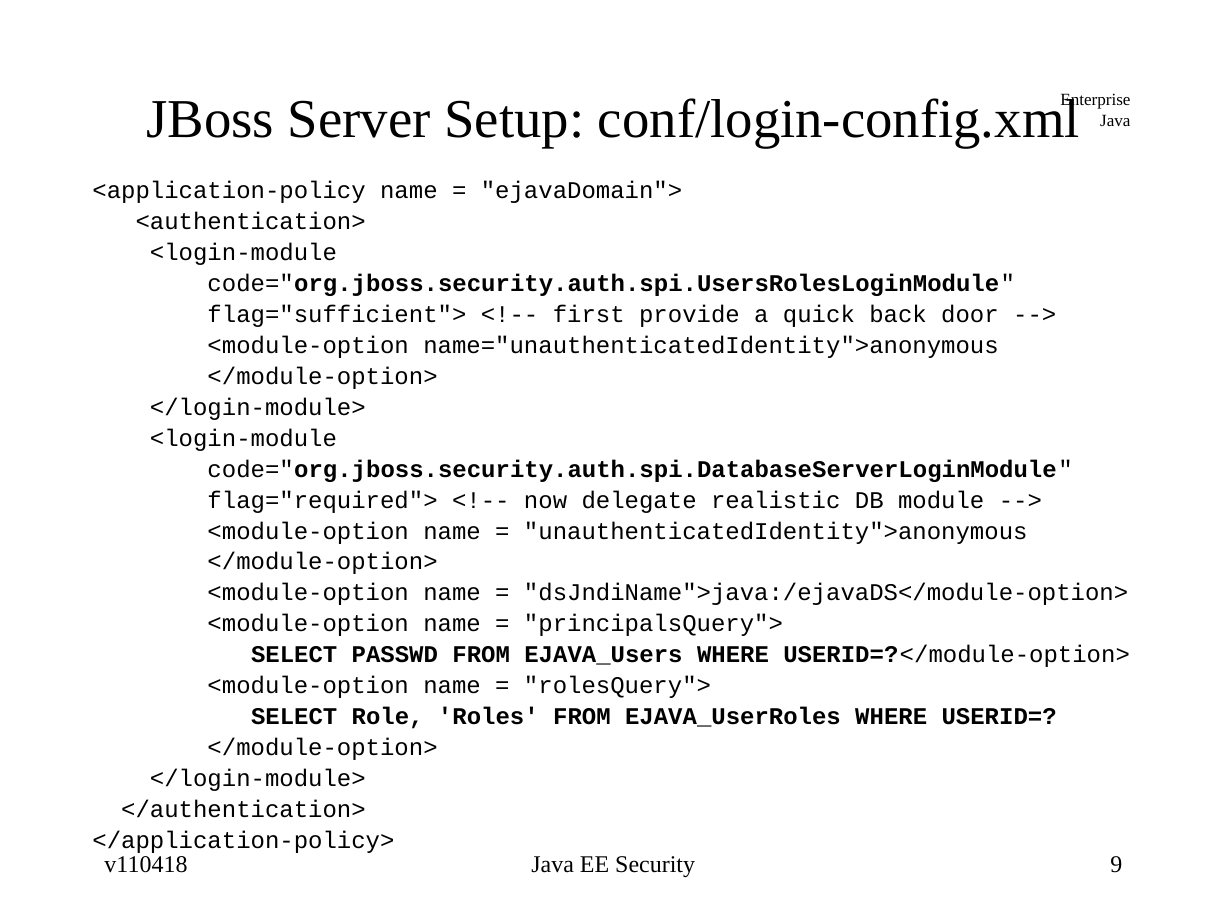
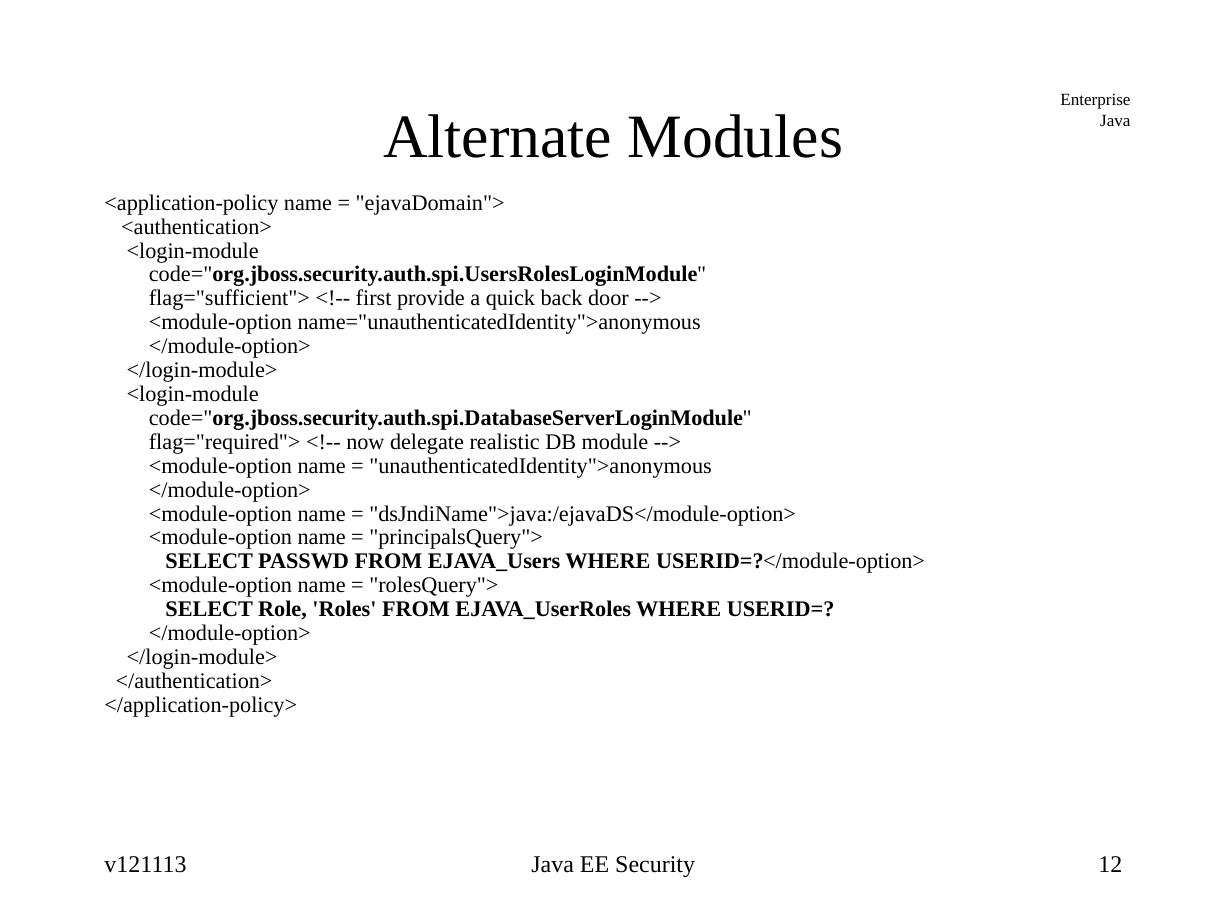
Before and after one commit to jcstaff/ejava-javaee, a slide deck: slide 12 of securePing/src/site/resources/lectures/javaeeSecurity.ppt (slide 9 before the commit). Drawn at 1232x924 pixels with LibreOffice and Linux fonts; fonts in the diff are those of the drawing. Boxes give left, top, right and bottom in pixels: in the first picture for what was removed or moved away, otherwise in the second. Text is boxed around its words. In the diff, an @@ line names an element or a change of style, - is before the commit and + after.

Commit message:
updated security PPT to jboss7

```diff
--- a/securePing/src/site/resources/lectures/javaeeSecurity.ppt
+++ b/securePing/src/site/resources/lectures/javaeeSecurity.ppt
@@ title at (x1=383, y1=114, x2=843, y2=158): text changed; size 32 to 36 pt @@
-JBoss Server Setup: conf/login-config.xml
+Alternate Modules
@@ text "<application-policy name = "ejavaDomain">" at (x1=104, y1=194, x2=925, y2=717): size 14 to 12.9 pt, font Courier New to Times New Roman; indent changed; line spacing 0.6 to 0.9; less space between paragraphs @@
@@ text at (x1=104, y1=856, x2=186, y2=873): text changed @@
-v110418
+v121113
@@ page number at (x1=1098, y1=856, x2=1122, y2=872): text changed @@
-9
+12
```
Also in this commit, not shown: 32 other slides changed, 6 slides added, 14 slides removed.
